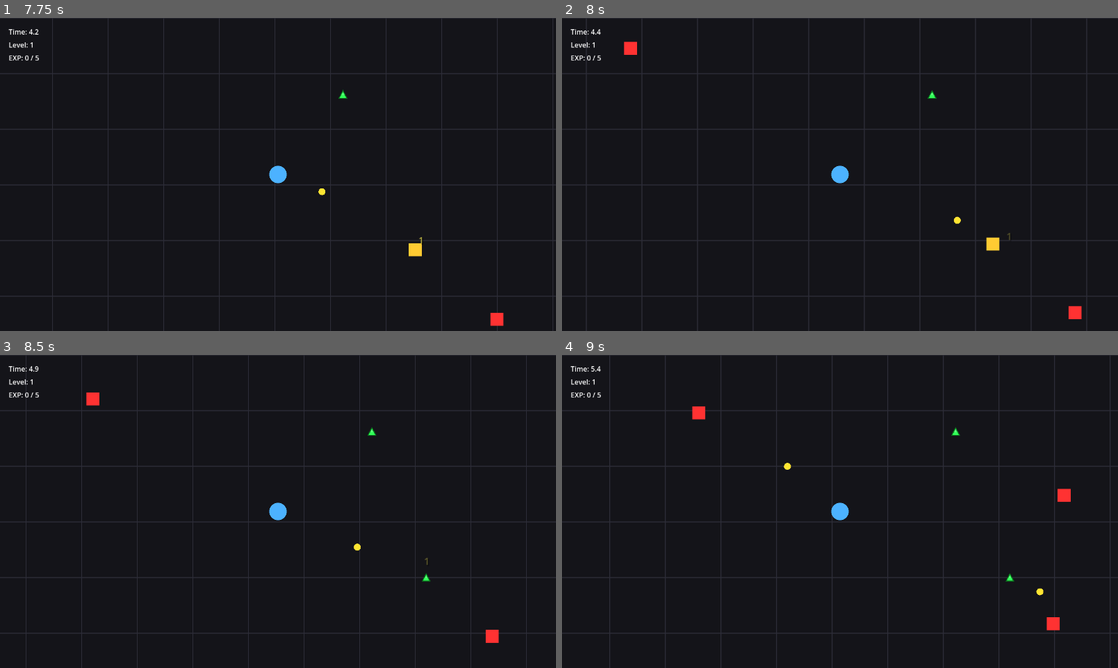
Above: before the commit, frames 1-4 (two rows, left to right).
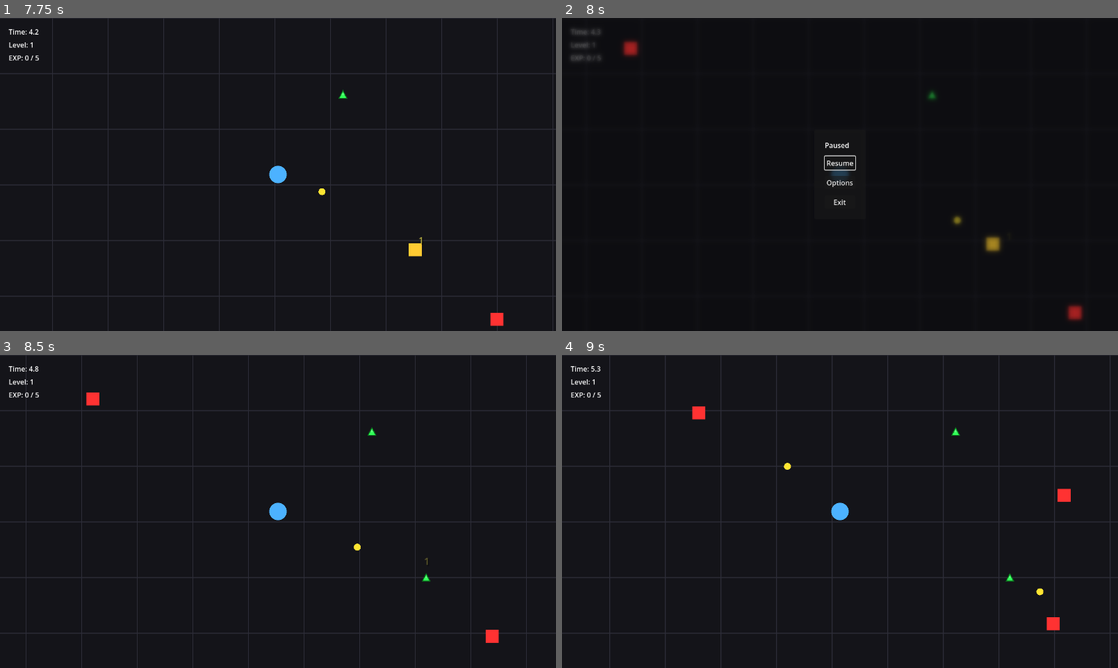
Above: after the commit, the same moments.

Repository: EthanAGi/CircleSurvivor
Game: Godot game, scene res://scenes/main_menu.tscn
The game is run twice, just before and just after one commit, with the same random seed, the same clock (stepped at 60 frames per second) and the same inputs.
Inputs (mouse positions are in pixels of both pictures, inside the frame that each line leads up to):
- Up to frame 1 (7.75 s): click "Options" at 0.5 s; click "Back" at 1.25 s; click "Start" at 2 s; click "Test Character" at 2.75 s; click "Test Level" at 3.5 s; tap Enter at 4.25 s; move the mouse to (400, 158) at 4.27 s; hold D (move_right) 4.28-5.03 s; move the mouse to (166, 190) at 5.02 s; hold S (move_down) 5.03-5.78 s; move the mouse to (333, 105) at 5.77 s; hold D (move_right) 5.78-6.53 s; move the mouse to (250, 237) at 6.52 s; hold W (move_up) 6.53-7.28 s; move the mouse to (444, 221) at 7.27 s; hold A (move_left) from 7.28 s (still down)
- Up to frame 2 (8 s): keep holding A (move_left); tap Escape (pause, bound only after the commit) at 7.9 s
- Up to frame 3 (8.5 s): release A (move_left) at 8 s; click (278, 498) at 8 s, where only the run after the commit has a clickable "Resume"
- Up to frame 4 (9 s): move the mouse to (673, 464) at 8.77 s; hold A (move_left) from 8.78 s (still down)

Frame 1 is identical in both runs. In frame 2, 5.4% of the frame differs, in the area x 0-100%, y 0-100%; in frame 3, less than 0.1%; in frame 4, less than 0.1%.

Commit message:
Add: Pause Menu

Diff:
--- a/project.godot
+++ b/project.godot
@@ -82,6 +82,12 @@
 , Object(InputEventKey,"resource_local_to_scene":false,"resource_name":"","device":-1,"window_id":0,"alt_pressed":false …(186 unchanged characters)…
 ]
 }
+pause={
+"deadzone": 0.2,
+"events": [Object(InputEventKey,"resource_local_to_scene":false,"resource_name":"","device":-1,"window_id":0,"alt_pressed":false,"shift_pressed":false,"ctrl_pressed":false,"meta_pressed":false,"pressed":false,"keycode":0,"physical_keycode":4194305,"key_label":0,"unicode":0,"location":0,"echo":false,"script":null)
+, Object(InputEventKey,"resource_local_to_scene":false,"resource_name":"","device":-1,"window_id":0,"alt_pressed":false,"shift_pressed":false,"ctrl_pressed":false,"meta_pressed":false,"pressed":false,"keycode":0,"physical_keycode":80,"key_label":0,"unicode":112,"location":0,"echo":false,"script":null)
+]
+}
 
 [physics]
 
--- a/scenes/main.tscn
+++ b/scenes/main.tscn
@@ -2,6 +2,12 @@
 
 [ext_resource type="Script" uid="uid://dvudxyetgarfa" path="res://scripts/main.gd" id="1_0wfyh"]
 [ext_resource type="PackedScene" uid="uid://b84lyk3gw17kb" path="res://scenes/player.tscn" id="2_sugp2"]
+[ext_resource type="Shader" uid="uid://h0ks6fjdrmfh" path="res://shaders/pause_blur.gdshader" id="3_sugp2"]
+
+[sub_resource type="ShaderMaterial" id="ShaderMaterial_jyhfs"]
+shader = ExtResource("3_sugp2")
+shader_parameter/blur_amount = 2.5
+shader_parameter/dim_strength = 0.35
 
 [node name="Main" type="Node2D" unique_id=1103332591]
 script = ExtResource("1_0wfyh")
@@ -86,3 +92,60 @@
 
 [node name="ChoiceButton3" type="Button" parent="UI/UIRoot/LevelUpPanel/VBoxContainer" unique_id=1658879027]
 layout_mode = 2
+
+[node name="PauseLayer" type="CanvasLayer" parent="UI/UIRoot" unique_id=840838420]
+
+[node name="PauseMenu" type="Control" parent="UI/UIRoot/PauseLayer" unique_id=861721198]
+layout_mode = 3
+anchors_preset = 15
+anchor_right = 1.0
+anchor_bottom = 1.0
+grow_horizontal = 2
+grow_vertical = 2
+
+[node name="BlurRect" type="ColorRect" parent="UI/UIRoot/PauseLayer/PauseMenu" unique_id=619702002]
+material = SubResource("ShaderMaterial_jyhfs")
+layout_mode = 1
+anchors_preset = 15
+anchor_right = 1.0
+anchor_bottom = 1.0
+grow_horizontal = 2
+grow_vertical = 2
+
+[node name="CenterContainer" type="CenterContainer" parent="UI/UIRoot/PauseLayer/PauseMenu" unique_id=336432451]
+layout_mode = 1
+anchors_preset = 15
+anchor_right = 1.0
+anchor_bottom = 1.0
+grow_horizontal = 2
+grow_vertical = 2
+
+[node name="PanelContainer" type="PanelContainer" parent="UI/UIRoot/PauseLayer/PauseMenu/CenterContainer" unique_id=178073214]
+layout_mode = 2
+
+[node name="MarginContainer" type="MarginContainer" parent="UI/UIRoot/PauseLayer/PauseMenu/CenterContainer/PanelContainer" unique_id=248035119]
+layout_mode = 2
+theme_override_constants/margin_left = 24
+theme_override_constants/margin_top = 24
+theme_override_constants/margin_right = 24
+theme_override_constants/margin_bottom = 24
+
+[node name="VBoxContainer" type="VBoxContainer" parent="UI/UIRoot/PauseLayer/PauseMenu/CenterContainer/PanelContainer/MarginContainer" unique_id=983846971]
+layout_mode = 2
+theme_override_constants/separation = 14
+
+[node name="TitleLabel" type="Label" parent="UI/UIRoot/PauseLayer/PauseMenu/CenterContainer/PanelContainer/MarginContainer/VBoxContainer" unique_id=1787780659]
+layout_mode = 2
+text = "Paused"
+
+[node name="ResumeButton" type="Button" parent="UI/UIRoot/PauseLayer/PauseMenu/CenterContainer/PanelContainer/MarginContainer/VBoxContainer" unique_id=1317792319]
+layout_mode = 2
+text = "Resume"
+
+[node name="OptionsButton" type="Button" parent="UI/UIRoot/PauseLayer/PauseMenu/CenterContainer/PanelContainer/MarginContainer/VBoxContainer" unique_id=1256047941]
+layout_mode = 2
+text = "Options"
+
+[node name="ExitButton" type="Button" parent="UI/UIRoot/PauseLayer/PauseMenu/CenterContainer/PanelContainer/MarginContainer/VBoxContainer" unique_id=201439097]
+layout_mode = 2
+text = "Exit"
--- a/scripts/main.gd
+++ b/scripts/main.gd
@@ -14,6 +14,35 @@
 @onready var choice_button_1 = $UI/UIRoot/LevelUpPanel/VBoxContainer/ChoiceButton1
 @onready var choice_button_2 = $UI/UIRoot/LevelUpPanel/VBoxContainer/ChoiceButton2
 @onready var choice_button_3 = $UI/UIRoot/LevelUpPanel/VBoxContainer/ChoiceButton3
+
+# Pause menu nodes
+@onready var pause_menu: Control = _find_first_existing_node([
+	"UI/UIRoot/PauseLayer/PauseMenu"
+]) as Control
+
+@onready var pause_title_label: Label = _find_first_existing_node([
+	"UI/UIRoot/PauseLayer/PauseMenu/CenterContainer/PanelContainer/MarginContainer/VBoxContainer/TitleLabel",
+	"UI/UIRoot/PauseLayer/PauseMenu/CenterContain/PanelContain/MarginCont/VBoxCont/TitleLab"
+]) as Label
+
+@onready var pause_resume_button: Button = _find_first_existing_node([
+	"UI/UIRoot/PauseLayer/PauseMenu/CenterContainer/PanelContainer/MarginContainer/VBoxContainer/ResumeButton",
+	"UI/UIRoot/PauseLayer/PauseMenu/CenterContainer/PanelContainer/MarginContainer/VBoxContainer/Resume",
+	"UI/UIRoot/PauseLayer/PauseMenu/CenterContain/PanelContain/MarginCont/VBoxCont/Resume"
+]) as Button
+
+@onready var pause_options_button: Button = _find_first_existing_node([
+	"UI/UIRoot/PauseLayer/PauseMenu/CenterContainer/PanelContainer/MarginContainer/VBoxContainer/OptionsButton",
+	"UI/UIRoot/PauseLayer/PauseMenu/CenterContainer/PanelContainer/MarginContainer/VBoxContainer/Options",
+	"UI/UIRoot/PauseLayer/PauseMenu/CenterContain/PanelContain/MarginCont/VBoxCont/Options"
+]) as Button
+
+@onready var pause_exit_button: Button = _find_first_existing_node([
+	"UI/UIRoot/PauseLayer/PauseMenu/CenterContainer/PanelContainer/MarginContainer/VBoxContainer/ExitButton",
+	"UI/UIRoot/PauseLayer/PauseMenu/CenterContainer/PanelContainer/MarginContainer/VBoxContainer/Exit",
+	"UI/UIRoot/PauseLayer/PauseMenu/CenterContain/PanelContain/MarginCont/VBoxCont/ExitButton",
+	"UI/UIRoot/PauseLayer/PauseMenu/CenterContain/PanelContain/MarginCont/VBoxCont/ExitButt"
+]) as Button
 
 var enemy_scene: PackedScene = preload("res://scenes/enemy.tscn")
 var enemy_projectile_scene: PackedScene = preload("res://scenes/enemy_projectile.tscn")
@@ -26,6 +55,7 @@
 
 var game_over: bool = false
 var game_won: bool = false
+var pause_menu_open: bool = false
 var survival_time: float = 0.0
 var rng: RandomNumberGenerator = RandomNumberGenerator.new()
 
@@ -110,6 +140,8 @@
 func _ready() -> void:
 	rng.randomize()
 
+	process_mode = Node.PROCESS_MODE_ALWAYS
+
 	_setup_camera()
 
 	player.died.connect(_on_player_died)
@@ -131,11 +163,46 @@
 	level_up_panel.visible = false
 	level_up_panel.process_mode = Node.PROCESS_MODE_WHEN_PAUSED
 
+	if pause_menu != null:
+		pause_menu.visible = false
+		pause_menu.process_mode = Node.PROCESS_MODE_WHEN_PAUSED
+
+	if pause_resume_button != null:
+		pause_resume_button.pressed.connect(_on_pause_resume_pressed)
+
+	if pause_options_button != null:
+		pause_options_button.pressed.connect(_on_pause_options_pressed)
+
+	if pause_exit_button != null:
+		pause_exit_button.pressed.connect(_on_pause_exit_pressed)
+
+	_setup_pause_menu_focus()
+
 	spawn_timer.wait_time = 1.0
 
 	_apply_bullet_upgrade_stats()
 	_on_player_exp_changed(player.level, player.current_exp, player.exp_to_next)
 	time_label.text = "Time: %.1f" % survival_time
+
+func _unhandled_input(event: InputEvent) -> void:
+	if not event.is_action_pressed("pause"):
+		return
+
+	if game_over:
+		return
+
+	if level_up_panel.visible:
+		return
+
+	if pause_menu == null:
+		return
+
+	if pause_menu_open:
+		_close_pause_menu()
+	else:
+		_open_pause_menu()
+
+	get_viewport().set_input_as_handled()
 
 func _process(delta: float) -> void:
 	if game_over:
@@ -504,6 +571,10 @@
 	_open_level_up_menu()
 
 func _open_level_up_menu() -> void:
+	if pause_menu != null:
+		pause_menu_open = false
+		pause_menu.visible = false
+
 	level_up_choices = _build_level_up_choices()
 
 	if level_up_choices.is_empty():
@@ -890,6 +961,11 @@
 func _on_player_died() -> void:
 	game_over = true
 	game_won = false
+	pause_menu_open = false
+
+	if pause_menu != null:
+		pause_menu.visible = false
+
 	game_over_label.text = "GAME OVER"
 	game_over_label.visible = true
 	restart_button.visible = true
@@ -905,6 +981,10 @@
 
 	game_over = true
 	game_won = true
+	pause_menu_open = false
+
+	if pause_menu != null:
+		pause_menu.visible = false
 
 	game_over_label.text = "YOU WIN"
 	game_over_label.visible = true
@@ -917,8 +997,81 @@
 			child.stop()
 
 func _on_restart_button_pressed() -> void:
+	pause_menu_open = false
+
+	if pause_menu != null:
+		pause_menu.visible = false
+
 	get_tree().paused = false
 	get_tree().reload_current_scene()
+
+func _open_pause_menu() -> void:
+	if pause_menu == null:
+		return
+
+	pause_menu_open = true
+	pause_menu.visible = true
+
+	if pause_title_label != null:
+		pause_title_label.text = "Paused"
+
+	get_tree().paused = true
+
+	if pause_resume_button != null:
+		pause_resume_button.grab_focus()
+
+func _close_pause_menu() -> void:
+	pause_menu_open = false
+
+	if pause_menu != null:
+		pause_menu.visible = false
+
+	get_tree().paused = false
+
+func _on_pause_resume_pressed() -> void:
+	_close_pause_menu()
+
+func _on_pause_options_pressed() -> void:
+	print("Pause options pressed.")
+	# Placeholder for now.
+	# If you want, next I can wire this to your actual options menu.
+
+func _on_pause_exit_pressed() -> void:
+	pause_menu_open = false
+
+	if pause_menu != null:
+		pause_menu.visible = false
+
+	get_tree().paused = false
+	get_tree().change_scene_to_file("res://scenes/main_menu.tscn")
+
+func _setup_pause_menu_focus() -> void:
+	if pause_resume_button == null or pause_options_button == null or pause_exit_button == null:
+		return
+
+	pause_resume_button.focus_mode = Control.FOCUS_ALL
+	pause_options_button.focus_mode = Control.FOCUS_ALL
+	pause_exit_button.focus_mode = Control.FOCUS_ALL
+
+	pause_resume_button.focus_neighbor_top = pause_exit_button.get_path()
+	pause_resume_button.focus_neighbor_bottom = pause_options_button.get_path()
+
+	pause_options_button.focus_neighbor_top = pause_resume_button.get_path()
+	pause_options_button.focus_neighbor_bottom = pause_exit_button.get_path()
+
+	pause_exit_button.focus_neighbor_top = pause_options_button.get_path()
+	pause_exit_button.focus_neighbor_bottom = pause_resume_button.get_path()
+
+	pause_resume_button.mouse_entered.connect(func() -> void: pause_resume_button.grab_focus())
+	pause_options_button.mouse_entered.connect(func() -> void: pause_options_button.grab_focus())
+	pause_exit_button.mouse_entered.connect(func() -> void: pause_exit_button.grab_focus())
+
+func _find_first_existing_node(paths: Array[String]) -> Node:
+	for node_path in paths:
+		var node: Node = get_node_or_null(node_path)
+		if node != null:
+			return node
+	return null
 
 func _roll_damage(base_damage: int) -> int:
 	if rng.randf() < crit_chance:
--- /dev/null
+++ b/shaders/pause_blur.gdshader
@@ -0,0 +1,11 @@
+shader_type canvas_item;
+
+uniform sampler2D screen_texture : hint_screen_texture, repeat_disable, filter_linear_mipmap;
+uniform float blur_amount : hint_range(0.0, 5.0) = 2.5;
+uniform float dim_strength : hint_range(0.0, 1.0) = 0.35;
+
+void fragment() {
+	vec4 screen_color = textureLod(screen_texture, SCREEN_UV, blur_amount);
+	screen_color.rgb = mix(screen_color.rgb, vec3(0.0), dim_strength);
+	COLOR = vec4(screen_color.rgb, 0.95);
+}
Not shown, added: shaders/pause_blur.gdshader.uid
